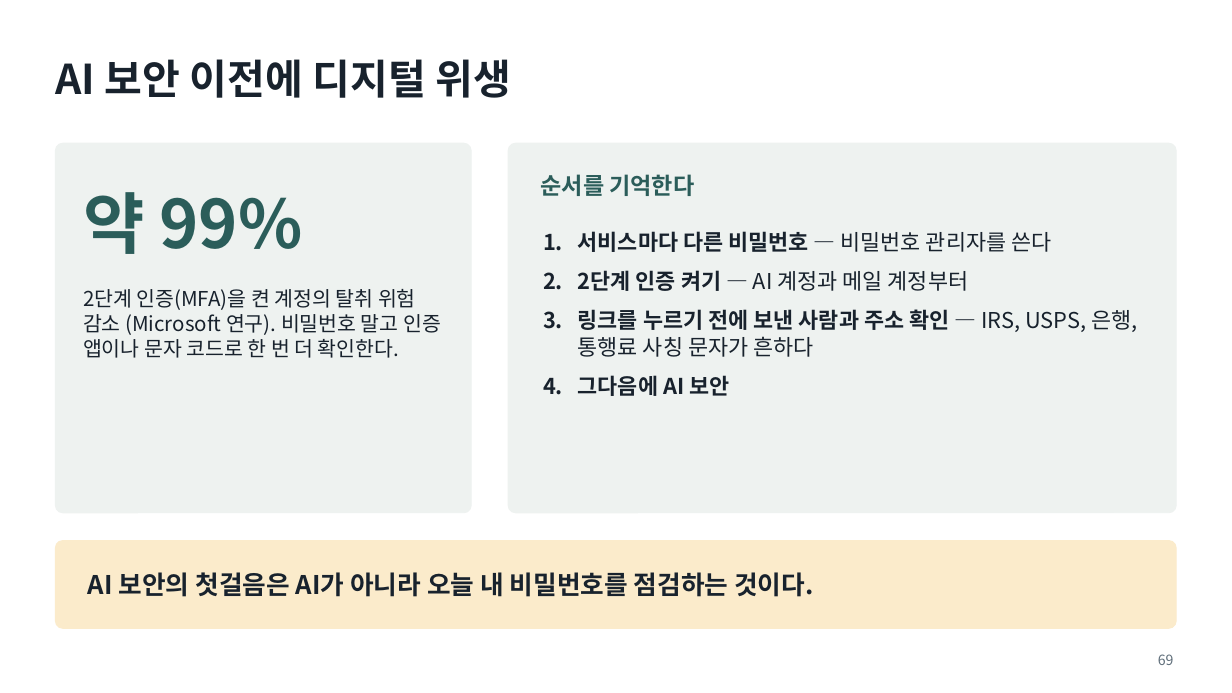
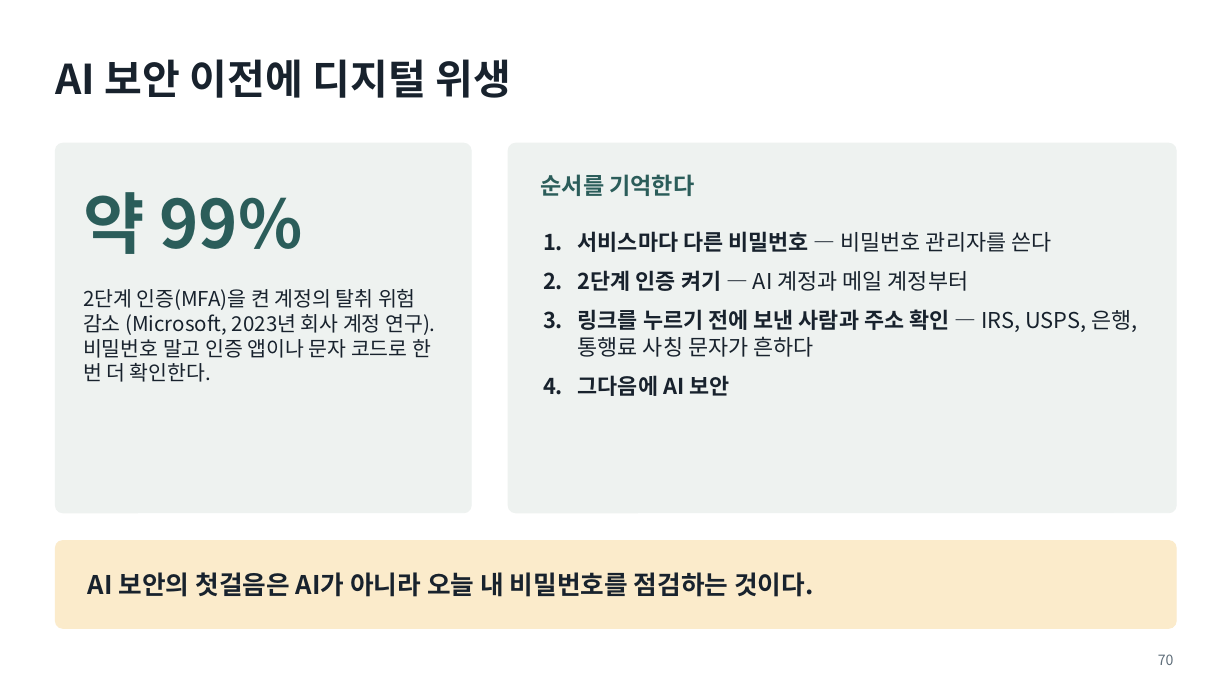
Before and after one commit to aplaxas/AI-Harness, a slide deck: slide 70 of courses/ai-for-work/1-week/decks/1주차-AI와-일하는-법.pptx (slide 69 before the commit). Drawn at 1232x693 pixels with LibreOffice and Linux fonts; fonts in the diff are those of the drawing. Boxes give left, top, right and bottom in pixels: in the first picture for what was removed or moved away, otherwise in the second. Text is boxed around its words. In the diff, an @@ line names an element or a change of style, - is before the commit and + after.

```diff
--- a/courses/ai-for-work/1-week/decks/1주차-AI와-일하는-법.pptx
+++ b/courses/ai-for-work/1-week/decks/1주차-AI와-일하는-법.pptx
@@ text at bbox=[83, 289, 435, 382]: text changed @@
-2단계 인증(MFA)을 켠 계정의 탈취 위험 감소 (Microsoft 연구). 비밀번호 말고 인증 앱이나 문자 코드로 한 번 더 확인한다.
+2단계 인증(MFA)을 켠 계정의 탈취 위험 감소 (Microsoft, 2023년 회사 계정 연구). 비밀번호 말고 인증 앱이나 문자 코드로 한 번 더 확인한다.
@@ page number at bbox=[1158, 654, 1174, 665]: text changed @@
-69
+70
```
Also in this commit, not shown: 22 other slides changed, 1 slide added, 15 other files.
